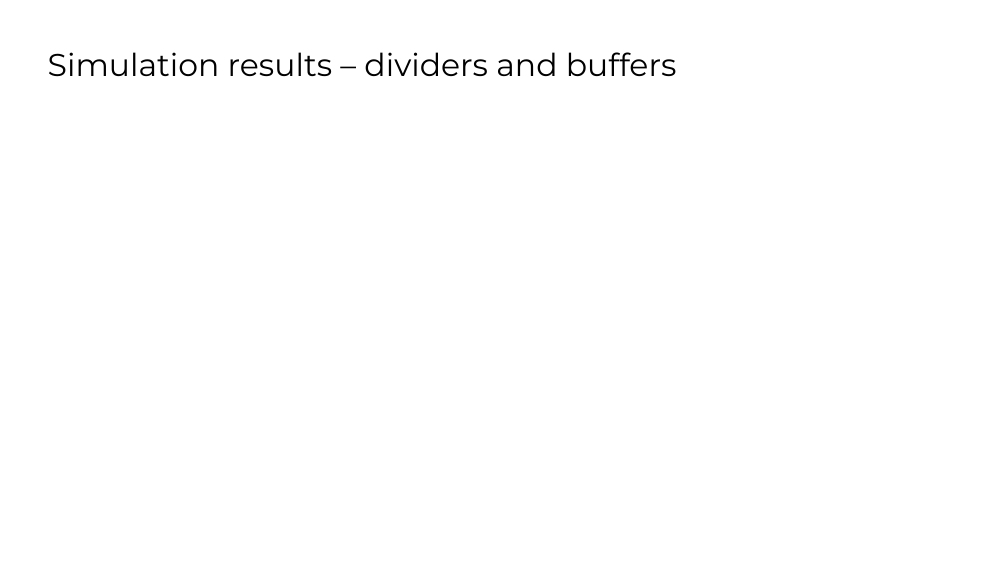
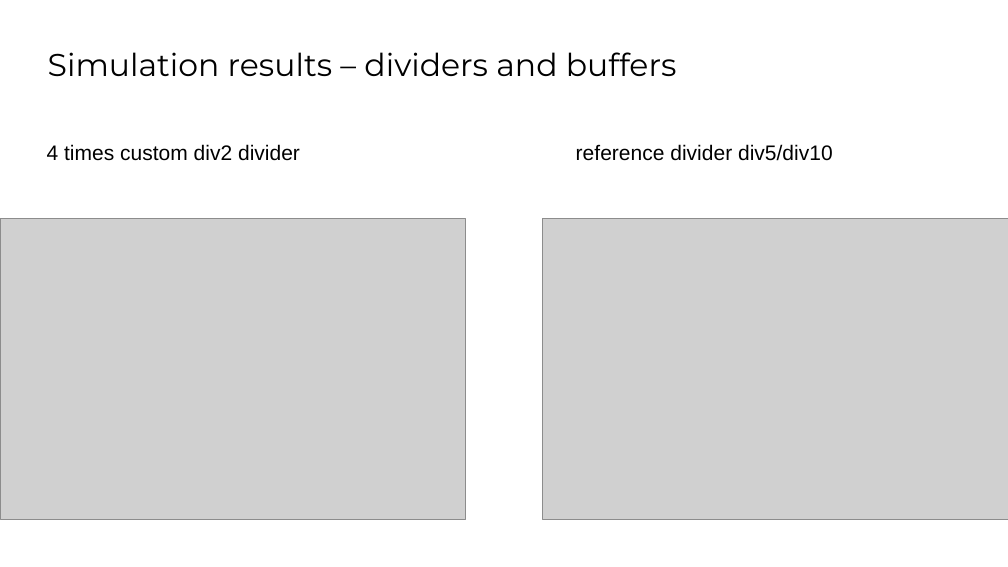
Before and after one commit to iic-jku/SKY130_PLL1, a slide deck: slide 14 of PICO Contest/Design_Review.pptx. Drawn at 1008x567 pixels with LibreOffice and Linux fonts; fonts in the diff are those of the drawing; grey boxes stand for pictures; background and template pictures are left out. Boxes give left, top, right and bottom in pixels: in the first picture for what was removed or moved away, otherwise in the second. Text is boxed around its words. In the diff, an @@ line names an element or a change of style, - is before the commit and + after.

```diff
--- a/PICO Contest/Design_Review.pptx
+++ b/PICO Contest/Design_Review.pptx
@@ text added at bbox=[47, 144, 833, 161], 20 pt, text #000000 @@
+4 times custom div2 divider reference divider div5/div10
@@ picture added at bbox=[0, 218, 465, 520] @@
@@ picture added at bbox=[543, 218, 1008, 519] @@
```
Also in this commit, not shown: 8 other slides changed.
